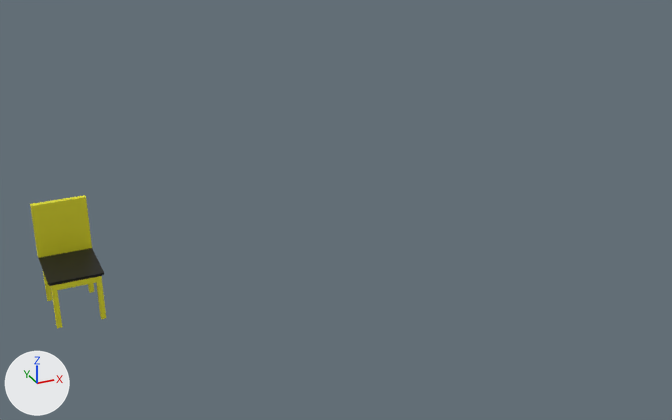
What one commit did to the Blender file Blender projects/furniture.blend.
Camera for both pictures: a 50 mm lens placed at (-1.96, -16.38, 9.04), pointed at (5.94, 0.93, 0.61). The axes (+X, +Y, +Z) are drawn at lower left. The lights are the same throughout.
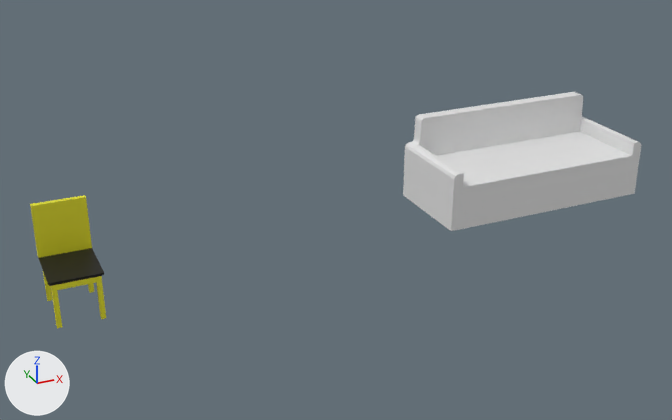
The newer file is also turned or shifted as a whole; pictures and numbers use the older file's frame.

Changed parts and their boxes [x1, y1, x2, y2] in the pictures (672 x 420 px):
'Cube.001', added: after [403, 92, 641, 231]

The edits, one by one:
Material 'Material.001' (mat_material_001) is new.
Its base color is (0.8, 0.8, 0.8) (white #e7e7e7).
Mesh me_cube is new.
It has 130 vertices, 116 faces, 3 loose edges and spans x -2.65..2.65, y 0.0..2.29, z -1.0..1.05.
It uses material mat_material_001 (its picture is missing).
Object 'Cube.001' (ob_cube_001) is new; it shows me_cube.
Its location is (11.04, 0.0, 1.0).
